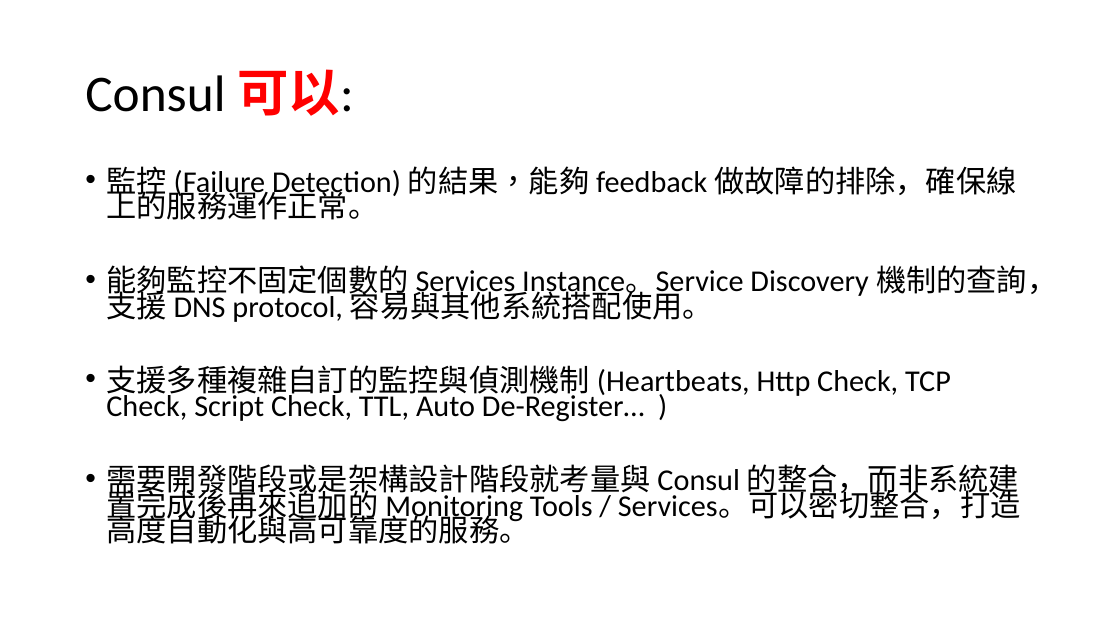
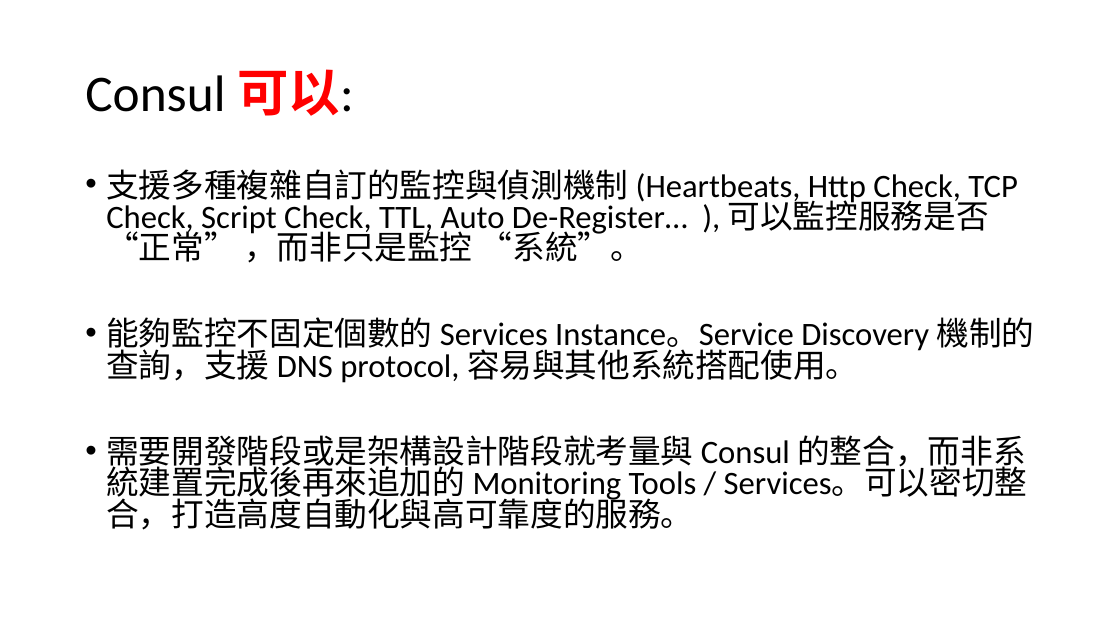
Before and after one commit to andrew0928/Meetup, a slide deck: slide 11 of 20180526.DevOps.MonitorTools/Consul_Andrew.pptx. Drawn at 1120x630 pixels with LibreOffice and Linux fonts; fonts in the diff are those of the drawing. Boxes give left, top, right and bottom in pixels: in the first picture for what was removed or moved away, otherwise in the second. Text is boxed around its words. In the diff, an @@ line names an element or a change of style, - is before the commit and + after.

Commit message:
slide update

```diff
--- a/20180526.DevOps.MonitorTools/Consul_Andrew.pptx
+++ b/20180526.DevOps.MonitorTools/Consul_Andrew.pptx
@@ text at <box>106,169,1018,263</box>: text changed; size 25.9 to 28 pt @@
-• 監控 (Failure Detection) 的結果，能夠 feedback 做故障的排除，確保線上的服務運作正常。
+• 支援多種複雜自訂的監控與偵測機制 (Heartbeats, Http Check, TCP Check, Script Check, TTL, Auto De-Register… ), 可以監控服務是否 “正常” ，而非只是監控 “系統”。
@@ text at <box>106,317,1035,530</box>: size 25.9 to 28 pt in "能夠監控不固定個數的 Services Instance。Service Discovery 機制的查詢，支援 DNS  ...", "需要開發階段或是架構設計階段就考量與 Consul 的整合，而非系統建置完成後再來追加的 Monitoring Tool ..."; line spacing 0.7 to 0.8 @@
@@ text at <box>106,365,951,422</box>: paragraph removed @@
-• 支援多種複雜自訂的監控與偵測機制 (Heartbeats, Http Check, TCP Check, Script Check, TTL, Auto De-Register… )
```
